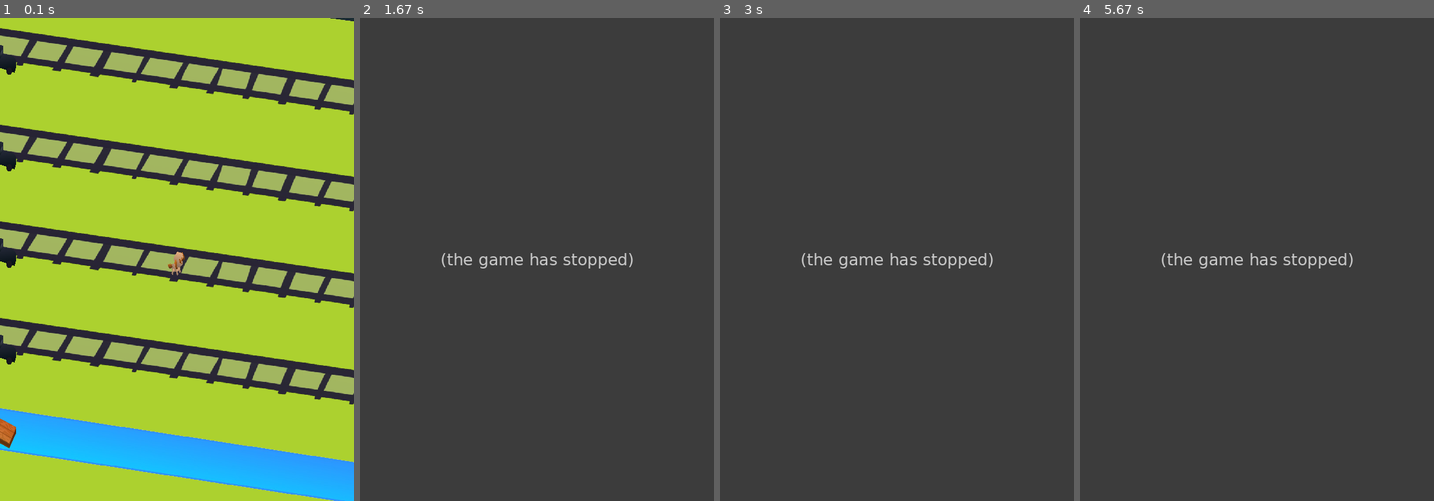
Above: before the commit, frames 1-4 (left to right).
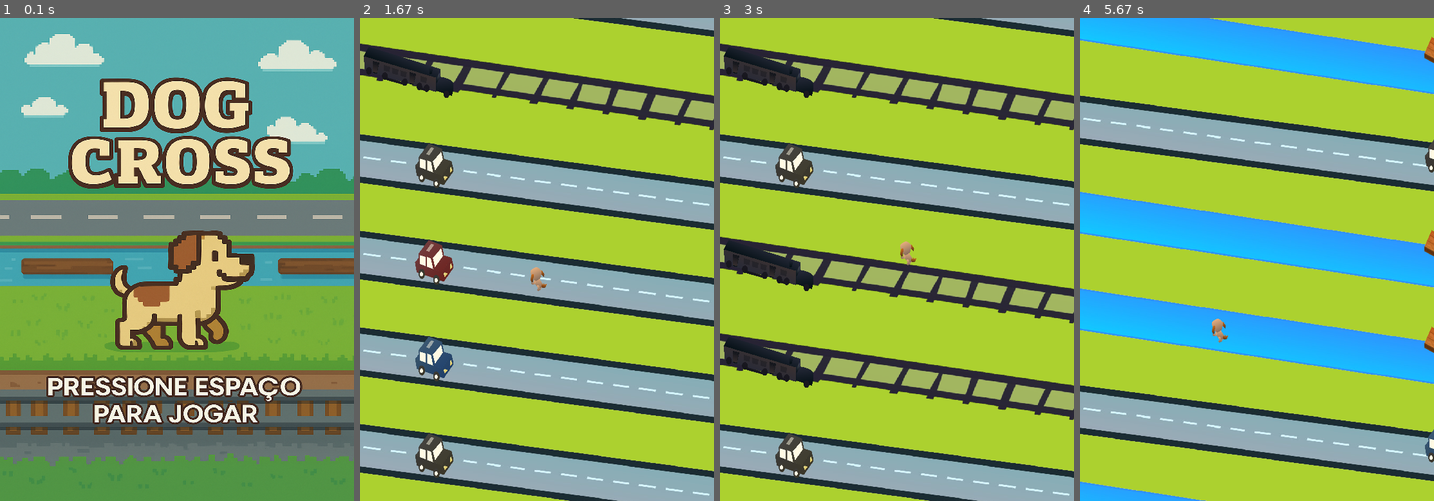
Above: after the commit, the same moments.

Repository: decov12/pygameandreeduardorafel
Game: pygame game, started from main.py
The game is run twice, just before and just after one commit, with the same random seed, the same clock (stepped at 60 frames per second) and the same inputs.
Inputs:
- Up to frame 1 (0.1 s): no input
- Up to frame 2 (1.67 s): tap Space at 0.33 s; hold Esc 0.67-1.13 s; hold Right 0.67-1.13 s; hold R 1.17-1.63 s
- Up to frame 3 (3 s): hold Right 1.67-2.13 s; hold Esc 2.17-2.47 s; tap Space at 2.5 s; hold Up from 2.83 s (still down)
- Up to frame 4 (5.67 s): release Up at 3.13 s; hold Right 3.17-3.63 s; hold R 3.67-4.2 s; hold Left 4.23-4.77 s; hold Down 4.8-5.1 s; hold Left 5.13-5.53 s; hold Up from 5.57 s (still down)

The runs differ from the first frame. In frame 1, 100% of the frame differs, in the area x 0-100%, y 0-100%; in frame 2, 96%; in frame 3, 90%; in frame 4, 100%.
Before the commit the program exited at 0.97 s; later frames show no game.

Commit message:
tela inicio e tela fim, recorde

Diff:
--- a/main.py
+++ b/main.py
@@ -1,25 +1,22 @@
 import pygame
 import random
-from config import WIDTH, HEIGHT, WHITE, FPS, PLAYER_WIDTH, PLAYER_HEIGHT, CAR_WIDTH, CAR_HEIGHT, ROAD_WIDTH, ROAD_HEIGHT, TRAIN_WIDTH, TRAIN_HEIGHT, GREEN2
+from config import WIDTH, HEIGHT, WHITE, FPS, PLAYER_WIDTH, PLAYER_HEIGHT, CAR_WIDTH, CAR_HEIGHT, ROAD_WIDTH, ROAD_HEIGHT, TRAIN_WIDTH, TRAIN_HEIGHT, GREEN2, TREE_LOG_WIDTH, TREE_LOG_HEIGHT
+
 # Iniciar pygame
 pygame.init()
 window = pygame.display.set_mode((WIDTH, HEIGHT))
 pygame.display.set_caption("Crossy Road 2.0")
 clock = pygame.time.Clock()
 
-
-import pygame
-import random
-from config import WIDTH, HEIGHT, WHITE, FPS, PLAYER_WIDTH, PLAYER_HEIGHT, CAR_WIDTH, CAR_HEIGHT, WOOD_WIDTH, WOOD_HEIGHT, ROAD_WIDTH, ROAD_HEIGHT, TREE_LOG_WIDTH, TREE_LOG_HEIGHT
-
+# Carregar assets
 assets = {}
 assets['player_image'] = pygame.image.load('Assets/Armature_jumping_left_1.png').convert_alpha()
 assets['player_image'] = pygame.transform.scale(assets['player_image'], (PLAYER_WIDTH, PLAYER_HEIGHT))
-assets['tree_log']=pygame.image.load('Assets/objects/the wood.png').convert_alpha()
-assets['tree_log']=pygame.transform.scale(assets['tree_log'], (TREE_LOG_WIDTH, TREE_LOG_HEIGHT))
+assets['tree_log'] = pygame.image.load('Assets/objects/the wood.png').convert_alpha()
+assets['tree_log'] = pygame.transform.scale(assets['tree_log'], (TREE_LOG_WIDTH, TREE_LOG_HEIGHT))
 assets['background'] = pygame.image.load('Assets/Game Level.png').convert_alpha()
-assets['player_image'] = pygame.image.load('Assets/Armature_jumping_right_1.png').convert_alpha()
-assets['player_image'] = pygame.transform.scale(assets['player_image'], (PLAYER_WIDTH, PLAYER_HEIGHT))
+assets['player_image_right'] = pygame.image.load('Assets/Armature_jumping_right_1.png').convert_alpha()
+assets['player_image_right'] = pygame.transform.scale(assets['player_image_right'], (PLAYER_WIDTH, PLAYER_HEIGHT))
 assets['car_black'] = pygame.image.load('Assets/black car front.png').convert_alpha()
 assets['car_black'] = pygame.transform.scale(assets['car_black'], (CAR_WIDTH, CAR_HEIGHT))
 assets['car_blue'] = pygame.image.load('Assets/blue car front.png').convert_alpha()
@@ -32,20 +29,64 @@
 assets['railway'] = pygame.transform.scale(assets['railway'], (ROAD_WIDTH, ROAD_HEIGHT))
 assets['street'] = pygame.image.load('Assets/Roads/Street1.2.png').convert_alpha()
 assets['street'] = pygame.transform.scale(assets['street'], (ROAD_WIDTH, ROAD_HEIGHT))
-assets['street'] = pygame.transform.scale(assets['street'], (ROAD_WIDTH, ROAD_HEIGHT))
 assets['street2'] = pygame.image.load('Assets/Roads/Street2.2.png').convert_alpha()
 assets['street2'] = pygame.transform.scale(assets['street2'], (ROAD_WIDTH, ROAD_HEIGHT))
 assets['water'] = pygame.image.load('Assets/Roads/Water2.png').convert_alpha()
 assets['water'] = pygame.transform.scale(assets['water'], (ROAD_WIDTH, ROAD_HEIGHT))
 assets['train'] = pygame.image.load('Assets/train front.png').convert_alpha()
 assets['train'] = pygame.transform.scale(assets['train'], (TRAIN_WIDTH, TRAIN_HEIGHT))
-
-available_backgrounds = ['railway','street2', 'water', 'street2']
-
+assets['tela_inicio'] = pygame.image.load('Assets/tela_inicial.png').convert_alpha()
+assets['tela_inicio'] = pygame.transform.scale(assets['tela_inicio'], (WIDTH, HEIGHT))
+assets['tela_fim'] = pygame.image.load('Assets/tela_game_over2.png').convert_alpha()
+assets['tela_fim'] = pygame.transform.scale(assets['tela_fim'], (WIDTH, HEIGHT))
+
+available_backgrounds = ['railway', 'street2', 'water', 'street2']
 available_cars = ['car_black', 'car_blue', 'car_brown', 'car_red']
 
-# classe do jogador:
-
+# Função para mostrar a tela inicial
+def show_start_screen():
+    window.blit(assets['tela_inicio'], (0, 0))
+    pygame.display.flip()
+    waiting = True
+    while waiting:
+        clock.tick(FPS)
+        for event in pygame.event.get():
+            if event.type == pygame.QUIT:
+                pygame.quit()
+                return False
+            if event.type == pygame.KEYDOWN:
+                if event.key == pygame.K_SPACE:
+                    waiting = False
+                    return True
+
+# Função para mostrar a tela de game over
+def show_game_over_screen(score, recorde):
+    window.blit(assets['tela_fim'], (0, 0))
+    font = pygame.font.SysFont(None, 48)
+
+    text = font.render(f"Pontos: {score}", True, (255, 255, 255))
+    window.blit(text, (WIDTH // 2 - text.get_width() // 2, HEIGHT - 210))
+
+    text2 = font.render(f"Recorde: {recorde}", True, (255, 255, 0))
+    window.blit(text2, (WIDTH // 2 - text2.get_width() // 2, HEIGHT - 160))
+
+    text3 = font.render("R - Reiniciar | ESC - Sair", True, (200, 200, 200))
+    window.blit(text3, (WIDTH // 2 - text3.get_width() // 2, HEIGHT - 110))
+
+    pygame.display.flip()
+
+    while True:
+        clock.tick(FPS)
+        for event in pygame.event.get():
+            if event.type == pygame.QUIT:
+                pygame.quit()
+                return False
+            if event.type == pygame.KEYDOWN:
+                if event.key == pygame.K_r:
+                    return True  # reiniciar
+                elif event.key == pygame.K_ESCAPE:
+                    return False  # sair
+# Classe do jogador
 class Player(pygame.sprite.Sprite):
     def __init__(self, image):
         super().__init__()
@@ -71,8 +112,7 @@
     def update(self):
         self.rect.y += 1
 
-
-# classe carro:
+# Classe carro
 class Carro(pygame.sprite.Sprite):
     def __init__(self, y, vel_x, vel_y, image):
         super().__init__()
@@ -85,7 +125,6 @@
 
         if self.vel_x > 0:
             self.rect.x = -self.rect.width
-
         else:
             self.rect.x = WIDTH
 
@@ -106,7 +145,6 @@
 
         if self.vel_x > 0:
             self.rect.x = -self.rect.width
-
         else:
             self.rect.x = WIDTH
 
@@ -127,7 +165,6 @@
 
         if self.vel_x > 0:
             self.rect.x = -self.rect.width
-
         else:
             self.rect.x = WIDTH
 
@@ -137,7 +174,7 @@
         self.rect.y = self.pos
 
 class Background(pygame.sprite.Sprite):
-    def __init__ (self, tipo, y, id):
+    def __init__(self, tipo, y, id):
         super().__init__()
         self.image = assets[tipo]
         self.rect = self.image.get_rect()
@@ -150,179 +187,193 @@
     def update(self):
         self.rect.y += self.scroll_speed
 
-
-backgrounds = pygame.sprite.Group()
-all_sprites = pygame.sprite.Group()
-all_cars = pygame.sprite.Group()
-all_trains = pygame.sprite.Group()
-all_tree_log = pygame.sprite.Group()
-
-for i in range(-10, 10):
-    bg = Background(random.choice(available_backgrounds), i * 150 , i)
-
-    if bg.tipo in ['street', 'street2']:
-        car_image = random.choice(available_cars)
-        carro = Carro(bg.rect.y, 5, 1, assets[car_image])
-        all_sprites.add(carro)
-        all_cars.add(carro)
-
-    if bg.tipo in ['railway']:
-        train_image = assets['train']
-        train = Train(bg.rect.y, 5, 1, train_image)
-        all_sprites.add(train)
-        all_trains.add(train)
-
-    if bg.tipo in ['water']:
-        tree_log_image = assets['tree_log']
-        tree_log = Train(bg.rect.y, 5, 1, tree_log_image)
-        all_sprites.add(tree_log)
-        all_tree_log.add(tree_log)
-
-    backgrounds.add(bg)
-
-# Criação de objetos
-
-player = Player(assets['player_image'])
-all_sprites.add(player)
-
-# Loop principal do pygame:
-
-last_car_emitido = 0
-intervalo_cars_emitidos = 2000
-
-running = True
-while running:
-    clock.tick(FPS)
-
-    # eventos
-    for event in pygame.event.get():
-        if event.type == pygame.QUIT:
-            running = False
-
-        elif event.type == pygame.KEYDOWN:
-            if event.key == pygame.K_UP:
-                player.move_by(+15, -40)
-            elif event.key == pygame.K_LEFT:
-                player.move_by(-30, -5)
-            elif event.key == pygame.K_RIGHT:
-                player.move_by(+30, +5)
-            elif event.key == pygame.K_DOWN:
-                player.move_by(-15, +40)
-
-        now = pygame.time.get_ticks()
-
-    novo_carro = False
-    kill_cars = False
-    for car in all_cars:
-        if car.rect.left > WIDTH:
-            kill_cars = True
-            novo_carro = True
-    if kill_cars:
+# Função principal do jogo
+def game():
+    score = 0
+    backgrounds = pygame.sprite.Group()
+    all_sprites = pygame.sprite.Group()
+    all_cars = pygame.sprite.Group()
+    all_trains = pygame.sprite.Group()
+    all_tree_log = pygame.sprite.Group()
+
+    for i in range(-10, 10):
+        bg = Background(random.choice(available_backgrounds), i * 150, i)
+
+        if bg.tipo in ['street', 'street2']:
+            car_image = random.choice(available_cars)
+            carro = Carro(bg.rect.y, 5, 1, assets[car_image])
+            all_sprites.add(carro)
+            all_cars.add(carro)
+
+        if bg.tipo in ['railway']:
+            train_image = assets['train']
+            train = Train(bg.rect.y, 5, 1, train_image)
+            all_sprites.add(train)
+            all_trains.add(train)
+
+        if bg.tipo in ['water']:
+            tree_log_image = assets['tree_log']
+            tree_log = Tree_log(bg.rect.y, 5, 1, tree_log_image)
+            all_sprites.add(tree_log)
+            all_tree_log.add(tree_log)
+
+        backgrounds.add(bg)
+
+    # Criação de objetos
+    player = Player(assets['player_image'])
+    all_sprites.add(player)
+
+    running = True
+    while running:
+        clock.tick(FPS)
+
+        # eventos
+        for event in pygame.event.get():
+            if event.type == pygame.QUIT:
+                return False
+
+            elif event.type == pygame.KEYDOWN:
+                if event.key == pygame.K_UP:
+                    player.move_by(+15, -40)
+                elif event.key == pygame.K_LEFT:
+                    player.move_by(-30, -5)
+                elif event.key == pygame.K_RIGHT:
+                    player.move_by(+30, +5)
+                elif event.key == pygame.K_DOWN:
+                    player.move_by(-15, +40)
+                elif event.key == pygame.K_ESCAPE:
+                    return True  # Voltar ao menu
+
+        novo_carro = False
+        kill_cars = False
         for car in all_cars:
-            car.kill()
-        kill_cars = False
-    if novo_carro:
-        novo_carro = False
+            if car.rect.left > WIDTH:
+                kill_cars = True
+                novo_carro = True
+        if kill_cars:
+            for car in all_cars:
+                car.kill()
+            kill_cars = False
+        if novo_carro:
+            novo_carro = False
+            for bg in backgrounds:
+                if bg.tipo in ['street', 'street2']:
+                    car_image = random.choice(available_cars)
+                    carro = Carro(bg.rect.y, 5, 1, assets[car_image])
+                    all_sprites.add(carro)
+                    all_cars.add(carro)
+
+        novo_train = False
+        kill_trains = False
+        for train in all_trains:
+            if train.rect.left > WIDTH:
+                kill_trains = True
+                novo_train = True
+        if kill_trains:
+            for train in all_trains:
+                train.kill()
+            kill_trains = False
+        if novo_train:
+            novo_train = False
+            for bg in backgrounds:
+                if bg.tipo in ['railway']:
+                    train_image = assets['train']
+                    train = Train(bg.rect.y, 5, 1, train_image)
+                    all_sprites.add(train)
+                    all_trains.add(train)
+            novo_train = False
+
+        novo_tree_log = False
+        kill_tree_log = False
+        for tree_log in all_tree_log:
+            if tree_log.rect.left > WIDTH:
+                kill_tree_log = True
+                novo_tree_log = True
+        if kill_tree_log:
+            for tree_log in all_tree_log:
+                tree_log.kill()
+            kill_tree_log = False
+        if novo_tree_log:
+            novo_tree_log = False
+            for bg in backgrounds:
+                if bg.tipo in ['water']:
+                    tree_log_image = assets['tree_log']
+                    tree_log = Tree_log(bg.rect.y, 5, 1, tree_log_image)
+                    all_sprites.add(tree_log)
+                    all_tree_log.add(tree_log)
+
+        novo_bg = False
         for bg in backgrounds:
+            if bg.rect.bottom > HEIGHT + 150:
+                bg.kill()
+                novo_bg = True
+        if novo_bg:
+            novo_bg = False
+            bg_image = random.choice(available_backgrounds)
+            max_y = 0
+            for back in backgrounds:
+                if max_y > back.rect.y:
+                    max_y = back.rect.y
+            y = max_y - 150
+            bg = Background(random.choice(available_backgrounds), y, "novo")
+
             if bg.tipo in ['street', 'street2']:
                 car_image = random.choice(available_cars)
                 carro = Carro(bg.rect.y, 5, 1, assets[car_image])
                 all_sprites.add(carro)
                 all_cars.add(carro)
 
-    novo_train = False
-    kill_trains = False
-    for train in all_trains:
-        if train.rect.left > WIDTH:
-            kill_trains = True
-            novo_train = True
-    if kill_trains:
-        for train in all_trains:
-            train.kill()
-        kill_trains = False
-    if novo_train:
-        novo_train = False
-        for bg in backgrounds:
             if bg.tipo in ['railway']:
                 train_image = assets['train']
                 train = Train(bg.rect.y, 5, 1, train_image)
                 all_sprites.add(train)
                 all_trains.add(train)
-        novo_train = False
-
-    novo_tree_log = False
-    kill_tree_log = False
-    for tree_log in all_tree_log:
-        if tree_log.rect.left > WIDTH:
-            kill_trains = True
-            novo_train = True
-    if kill_tree_log:
-        for tree_log in all_trains:
-            tree_log.kill()
-        kill_tree_log = False
-    if novo_tree_log:
-        novo_tree_log = False
-        for bg in backgrounds:
-            if bg.tipo in ['railway']:
+
+            if bg.tipo in ['water']:
                 tree_log_image = assets['tree_log']
                 tree_log = Tree_log(bg.rect.y, 5, 1, tree_log_image)
                 all_sprites.add(tree_log)
                 all_tree_log.add(tree_log)
 
-    novo_bg = False
-    for bg in backgrounds:
-        if bg.rect.bottom > HEIGHT + 150:
-            print("bg ",bg.rect.bottom, bg.tipo, bg.id)
-            bg.kill()
-            novo_bg = True
-    if novo_bg:
-        novo_bg = False
-        bg_image = random.choice(available_backgrounds)
-        max_y = 0
-        for back in backgrounds:
-            if max_y > back.rect.y:
-                max_y = back.rect.y
-        y = max_y - 150
-        bg = Background(random.choice(available_backgrounds), y , "novo")
-
-        if bg.tipo in ['street', 'street2']:
-            car_image = random.choice(available_cars)
-            carro = Carro(bg.rect.y, 5, 1, assets[car_image])
-            all_sprites.add(carro)
-            all_cars.add(carro)
-
-        if bg.tipo in ['railway']:
-            train_image = assets['train']
-            train = Train(bg.rect.y, 5, 1, train_image)
-            all_sprites.add(train)
-            all_trains.add(train)
-
-        if bg.tipo in ['water']:
-            tree_log_image = assets['tree_log']
-            tree_log = Train(bg.rect.y, 5, 1, tree_log_image)
-            all_sprites.add(tree_log)
-            all_tree_log.add(tree_log)
-
-        backgrounds.add(bg)
-
-    # Atualizações
-    all_cars.update()
-    all_trains.update()
-    all_tree_log.update()
-    backgrounds.update()
-    player.update()
-
-    hits = pygame.sprite.spritecollide(player, all_cars, True)
-    hits2= pygame.sprite.spritecollide(player, all_trains, True)
-
-    if hits or hits2:
-        running = False
-
-    # Desenhos
-    window.fill(GREEN2)
-    backgrounds.draw(window)
-    all_sprites.draw(window)
-    pygame.display.update()
-
+            backgrounds.add(bg)
+
+        # Atualizações
+        all_cars.update()
+        all_trains.update()
+        all_tree_log.update()
+        backgrounds.update()
+        player.update()
+
+        hits = pygame.sprite.spritecollide(player, all_cars, True)
+        hits2 = pygame.sprite.spritecollide(player, all_trains, True)
+
+        if hits or hits2:
+            score = abs(player.rect.y // 40)  # exemplo de score com base na subida
+            return score
+
+        # Desenhos
+        window.fill(GREEN2)
+        backgrounds.draw(window)
+        all_sprites.draw(window)
+        pygame.display.update()
+
+    return True
+
+# Loop principal do jogo
+recorde = 0
+playing = True
+while playing:
+    if show_start_screen():
+        score = game()
+        if score > recorde:
+            recorde = score
+        continuar = show_game_over_screen(score, recorde)
+        while continuar:
+            score = game()
+            if score > recorde:
+                recorde = score
+            continuar = show_game_over_screen(score, recorde)
+    else:
+        playing = False
 
 pygame.quit()
Binary file added: Assets/tela_game_over.png
Binary file added: Assets/tela_game_over2.png
Binary file added: Assets/tela_inicial.png
